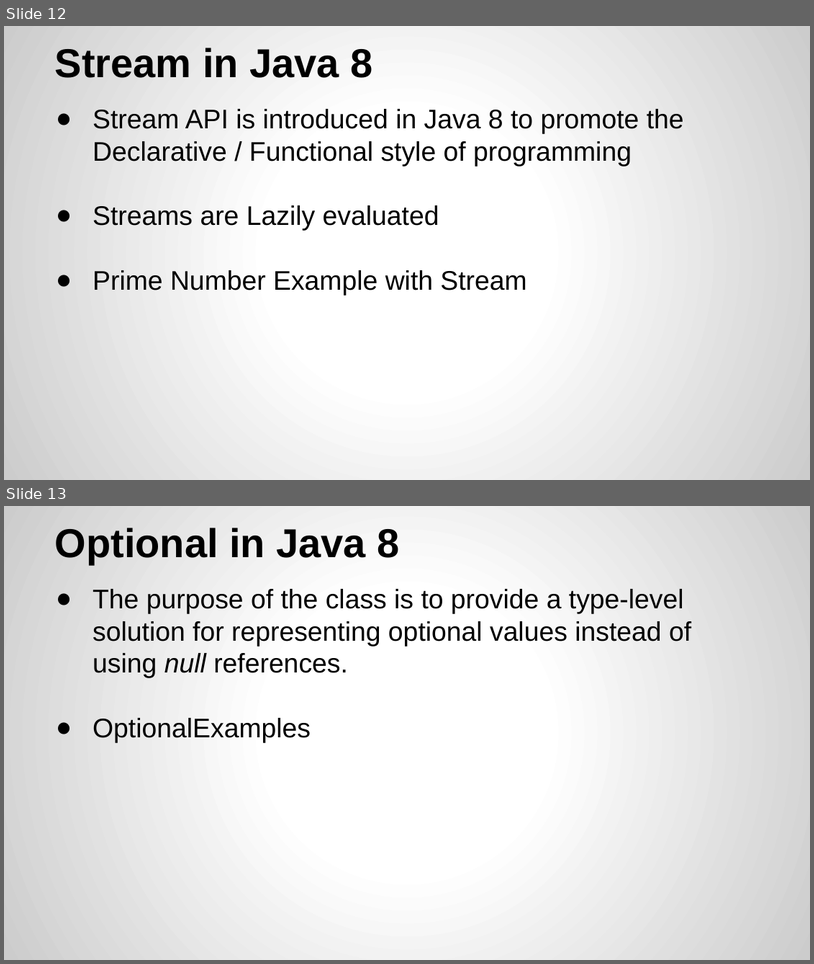
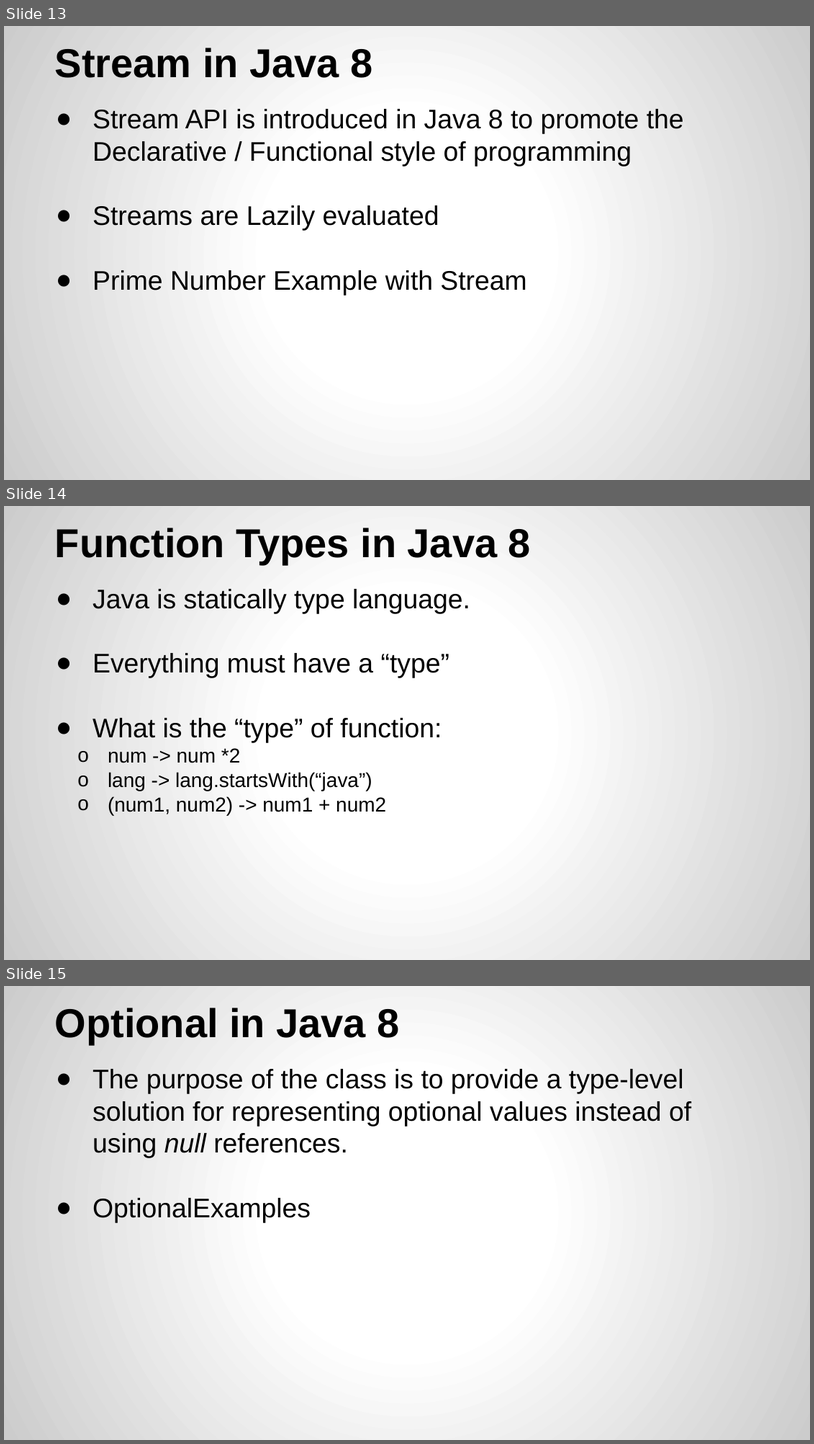
Before and after one commit to yogeshrnaik/presentations, a slide deck: Functional Programming with Java 8.pptx. Shown one above the other, each under a label of ours: slides 12 and 13 before the commit, slides 13, 14 and 15 after it. The pictures are 814x964 and 814x1444 pixels, drawn with LibreOffice and Linux fonts; fonts in the diff are those of the drawing. Boxes give left, top, right and bottom in pixels: in the first picture for what was removed or moved away, otherwise in the second. Text is boxed around its words. In the diff, an @@ line names an element or a change of style, - is before the commit and + after.

```diff
--- a/Functional Programming with Java 8.pptx
+++ b/Functional Programming with Java 8.pptx
@@ slide 14 added at [4,506,810,960], background gradient #FFFFFF to #CCCCCC @@
@@ title added at [55,528,531,564], 36 pt, text #000000, bold @@
+Function Types in Java 8
@@ text added at [93,589,471,815], 24 pt, text #000000 @@
+● Java is statically type language.
+● Everything must have a “type”
+● What is the “type” of function:
+  o num -> num *2
+  o lang -> lang.startsWith(“java”)
+  o (num1, num2) -> num1 + num2
@@ what was slide 12 is now slide 13 @@
@@ what was slide 13 is now slide 15 @@
```
Also in this commit, not shown: 8 slides changed, 4 other slides added.
